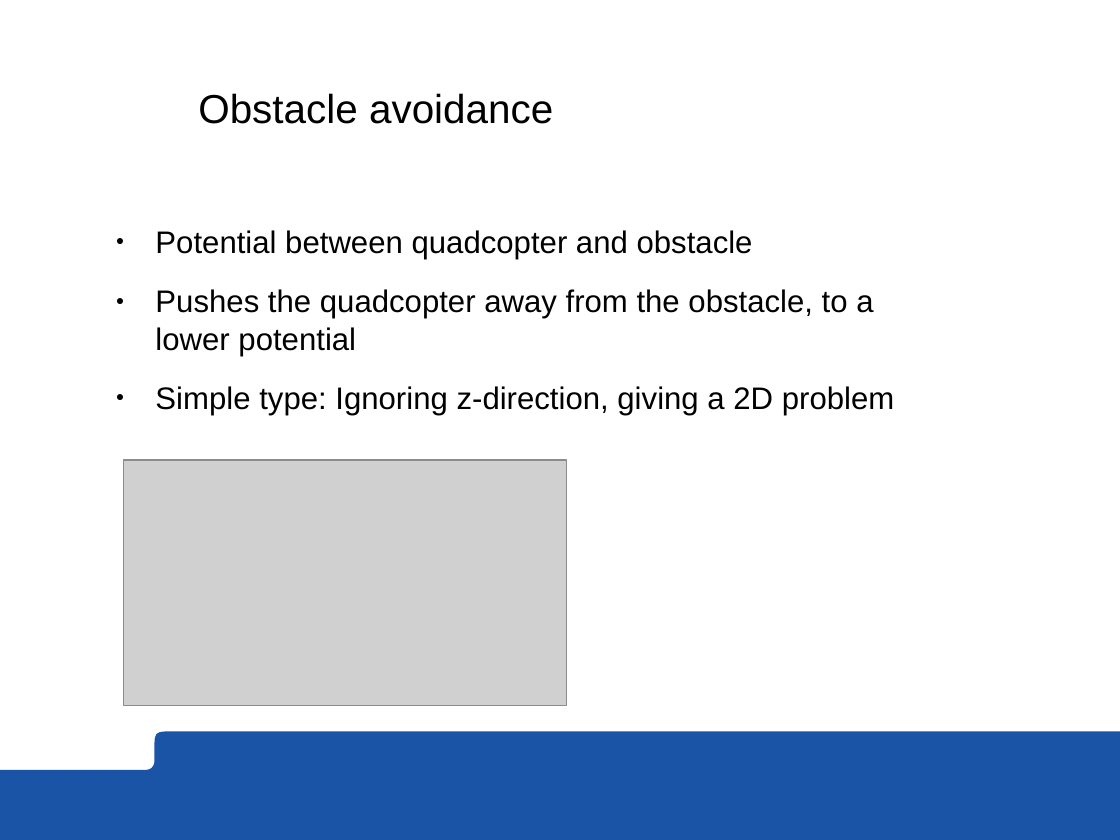
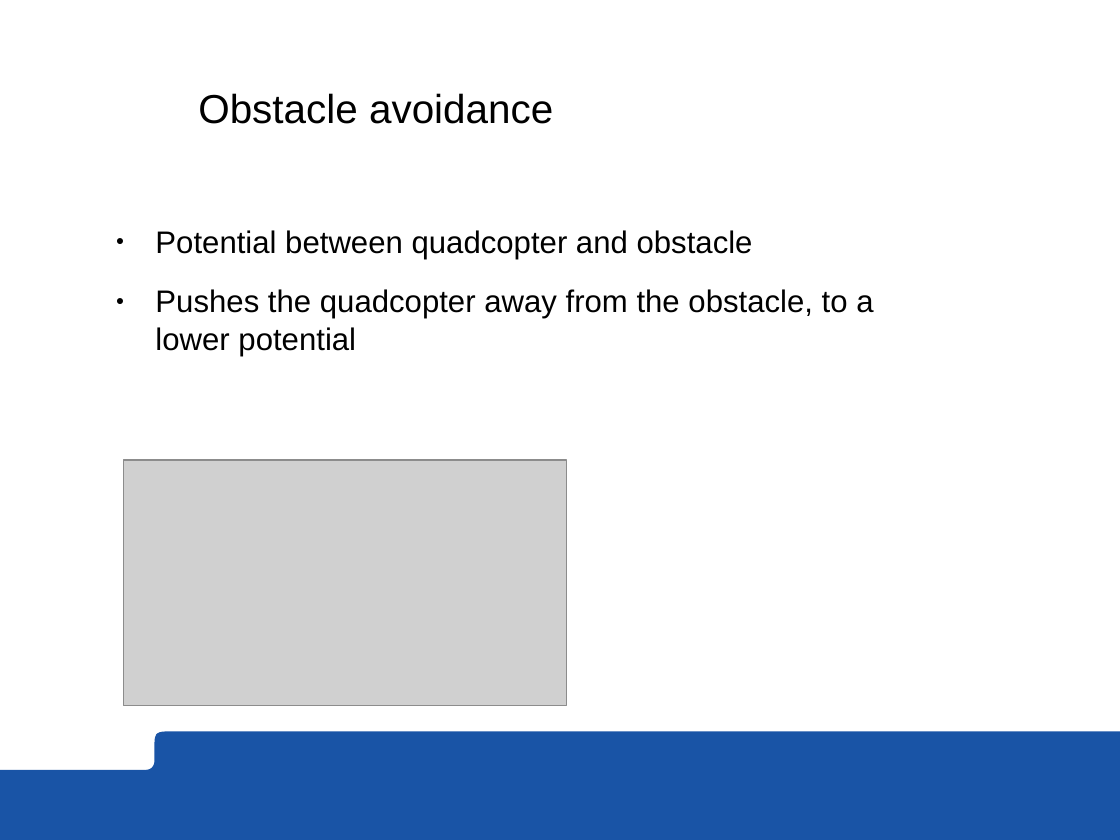
Before and after one commit to roussePaul/kampala, a slide deck: slide 12 of presentation/presentation.odp (slide 13 before the commit). Drawn at 1120x840 pixels with LibreOffice and Linux fonts; fonts in the diff are those of the drawing; grey boxes stand for pictures; background and template pictures are left out. Boxes give left, top, right and bottom in pixels: in the first picture for what was removed or moved away, otherwise in the second. Text is boxed around its words. In the diff, an @@ line names an element or a change of style, - is before the commit and + after.

```diff
--- a/presentation/presentation.odp
+++ b/presentation/presentation.odp
@@ text at [155,386,895,415]: paragraph removed @@
-● Simple type: Ignoring z-direction, giving a 2D problem
```
Also in this commit, not shown: 7 other slides changed, 1 slide added, 1 slide removed, 1 other file.
